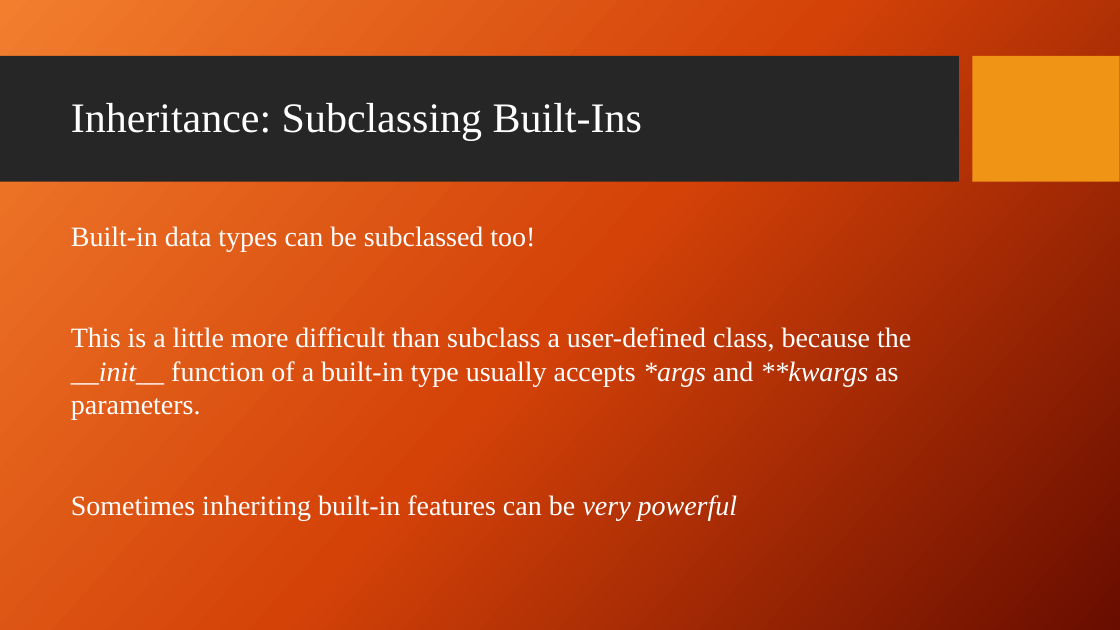
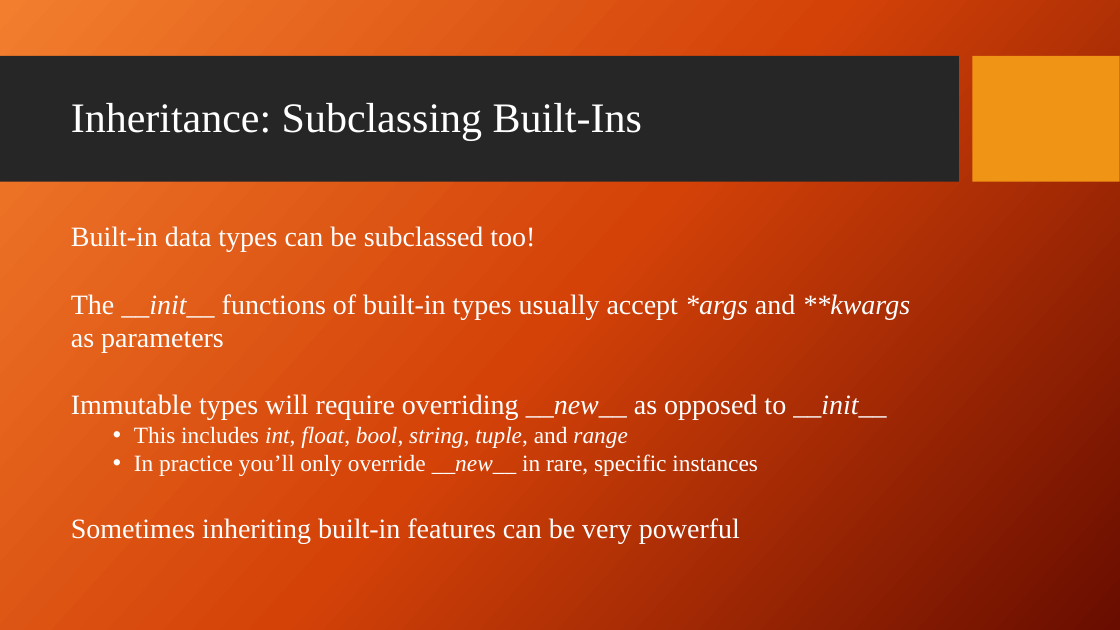
Before and after one commit to giganano/PythonBootcamp, a slide deck: slide 9 of slides/inheritance_composition.pptx. Drawn at 1120x630 pixels with LibreOffice and Linux fonts; fonts in the diff are those of the drawing; background and template pictures are left out. Boxes give left, top, right and bottom in pixels: in the first picture for what was removed or moved away, otherwise in the second. Text is boxed around its words. In the diff, an @@ line names an element or a change of style, - is before the commit and + after.

Commit message:
slides: added example on sub-classing int

```diff
--- a/slides/inheritance_composition.pptx
+++ b/slides/inheritance_composition.pptx
@@ text at <box>71,294,910,476</box>: text changed @@
-This is a little more difficult than subclass a user-defined class, because the __init__ function of a built-in type usually accepts *args and **kwargs as parameters.
+The __init__ functions of built-in types usually accept *args and **kwargs as parameters
+Immutable types will require overriding __new__ as opposed to __init__
+  • This includes int, float, bool, string, tuple, and range
+  • In practice you’ll only override __new__ in rare, specific instances
@@ text at <box>71,518,740,543</box>: italic off in "very powerful" @@
```
Also in this commit, not shown: 2 slides added, 1 other file.
